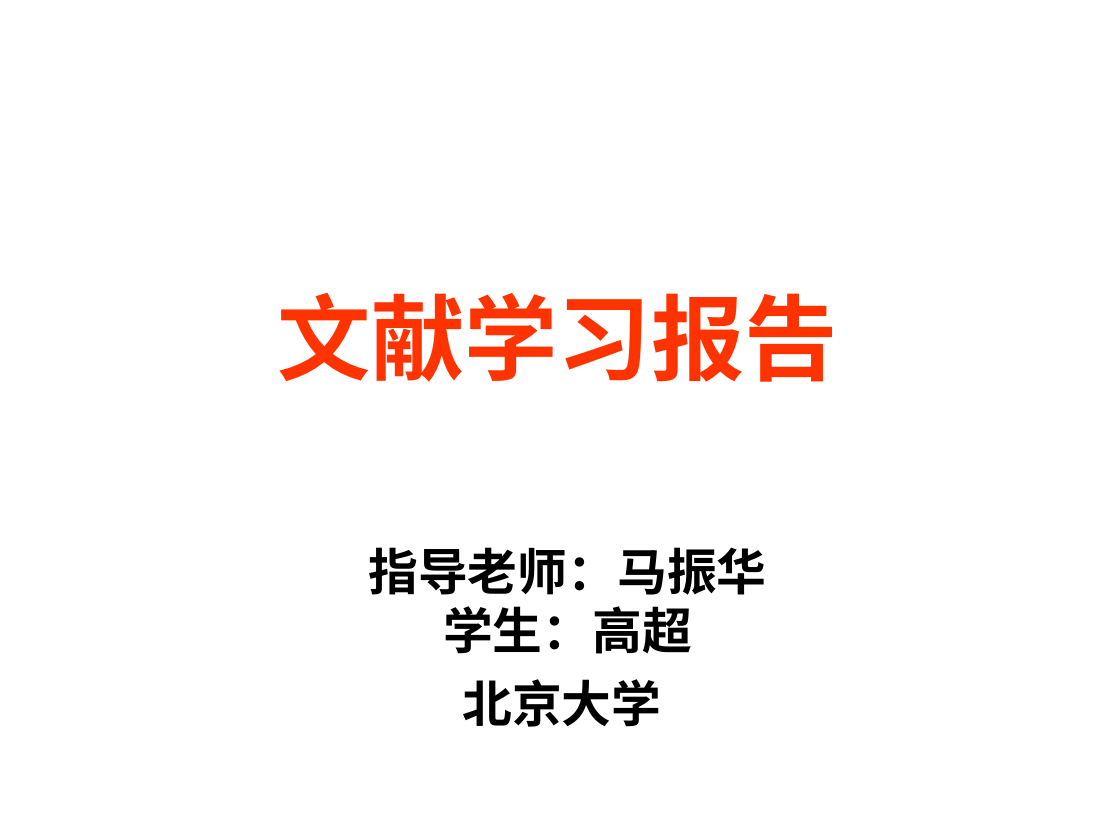
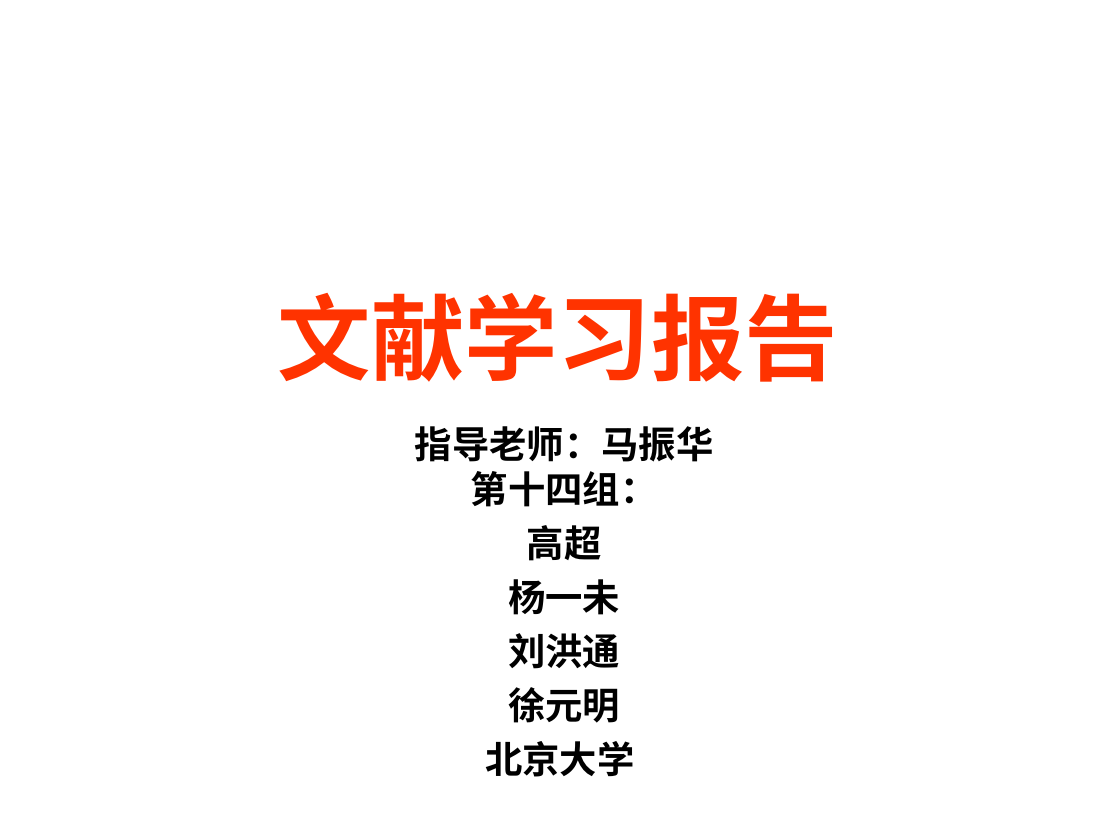
Before and after one commit to CreateChance/pku_project_management, a slide deck: slide 1 of gaochao/Iiterature_study.ppt. Drawn at 1120x840 pixels with LibreOffice and Linux fonts; fonts in the diff are those of the drawing; background and template pictures are left out. Boxes give left, top, right and bottom in pixels: in the first picture for what was removed or moved away, otherwise in the second. Text is boxed around its words. In the diff, an @@ line names an element or a change of style, - is before the commit and + after.

Commit message:
第一次组内报告终版PPT

```diff
--- a/gaochao/Iiterature_study.ppt
+++ b/gaochao/Iiterature_study.ppt
@@ subtitle "指导老师：马振华 第十四组：" moved from (x1=368, y1=547, x2=766, y2=727) to (x1=415, y1=426, x2=714, y2=777) @@
@@ subtitle at (x1=415, y1=426, x2=714, y2=723): text changed; size 32 to 24 pt @@
-指导老师：马振华
-学生：高超
+指导老师：马振华
+第十四组：
+高超
+杨一未
+刘洪通
+徐元明
@@ subtitle at (x1=485, y1=741, x2=634, y2=777): size 32 to 24 pt in "北京大学"; less space between paragraphs @@
```
Also in this commit, not shown: 3 other slides changed, 1 slide added, 1 other file.
